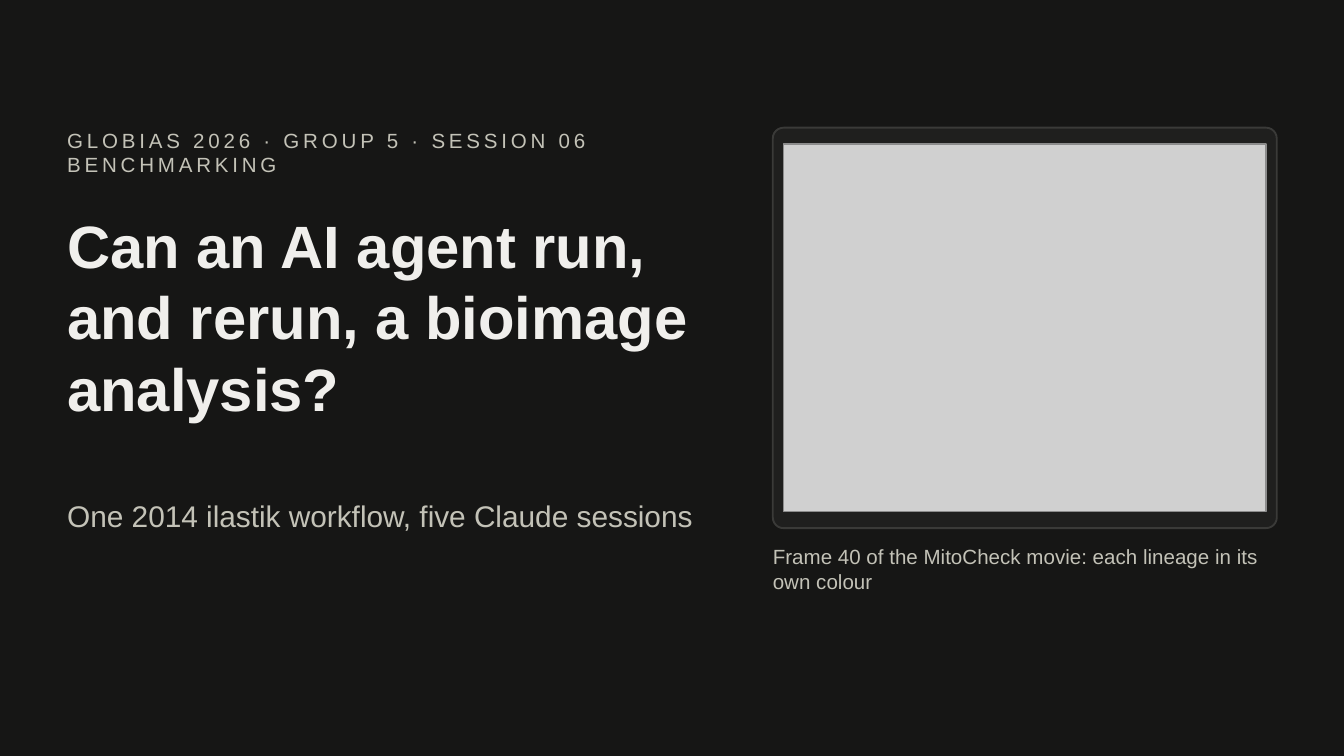
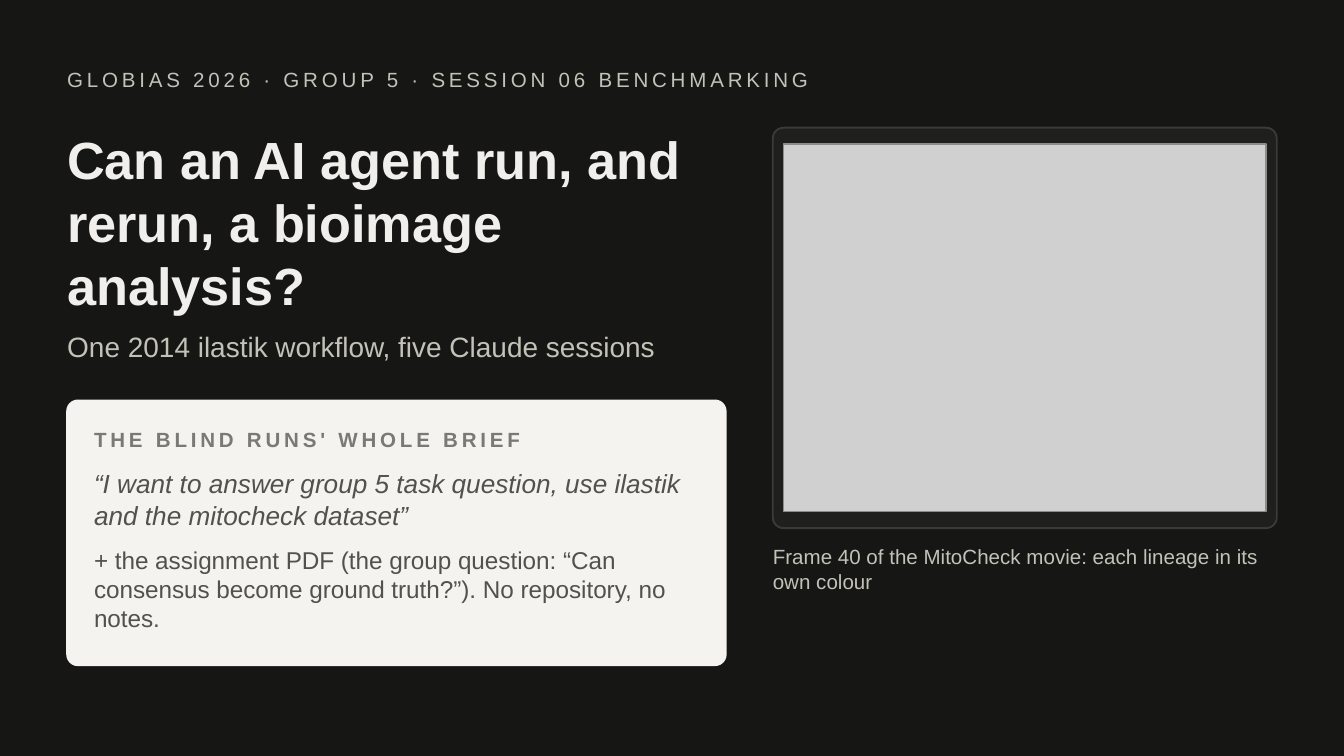
Before and after one commit to globias-2026-group5/globias-2026-group5.github.io, a slide deck: slide 1 of talk/ilastik-five-sessions-long.pptx. Drawn at 1344x756 pixels with LibreOffice and Linux fonts; fonts in the diff are those of the drawing; grey boxes stand for pictures. Boxes give left, top, right and bottom in pixels: in the first picture for what was removed or moved away, otherwise in the second. Text is boxed around its words. In the diff, an @@ line names an element or a change of style, - is before the commit and + after.

```diff
--- a/talk/ilastik-five-sessions-long.pptx
+++ b/talk/ilastik-five-sessions-long.pptx
@@ text "GLOBIAS 2026 · GROUP 5 ..." rewrapped from (x1=67, y1=133, x2=586, y2=172) to (x1=67, y1=72, x2=808, y2=87) @@
@@ title "Can an AI agent run, ..." moved from (x1=67, y1=226, x2=687, y2=422) to (x1=67, y1=141, x2=680, y2=315) @@
@@ title "Can an AI agent run, ..." at (x1=67, y1=141, x2=680, y2=315): size 32 to 28 pt @@
@@ text "One 2014 ilastik workflow, five ..." moved from (x1=67, y1=505, x2=693, y2=531) to (x1=67, y1=336, x2=655, y2=361) @@
@@ text "One 2014 ilastik workflow, five ..." at (x1=67, y1=336, x2=655, y2=361): size 16 to 15 pt @@
@@ rounded rectangle added at (x1=67, y1=401, x2=726, y2=665), fill #F4F3F0, outline #F4F3F0 1 pt @@
@@ text added at (x1=94, y1=433, x2=520, y2=447), 11 pt, text #7A7975, bold @@
+THE BLIND RUNS' WHOLE BRIEF
@@ text added at (x1=94, y1=474, x2=680, y2=627), 13 pt, text #52514E @@
+“I want to answer group 5 task question, use ilastik and the mitocheck dataset”
++ the assignment PDF (the group question: “Can consensus become ground truth?”). No repository, no notes.
```
Also in this commit, not shown: 4 slides added, 1 slide removed, 10 other files.
